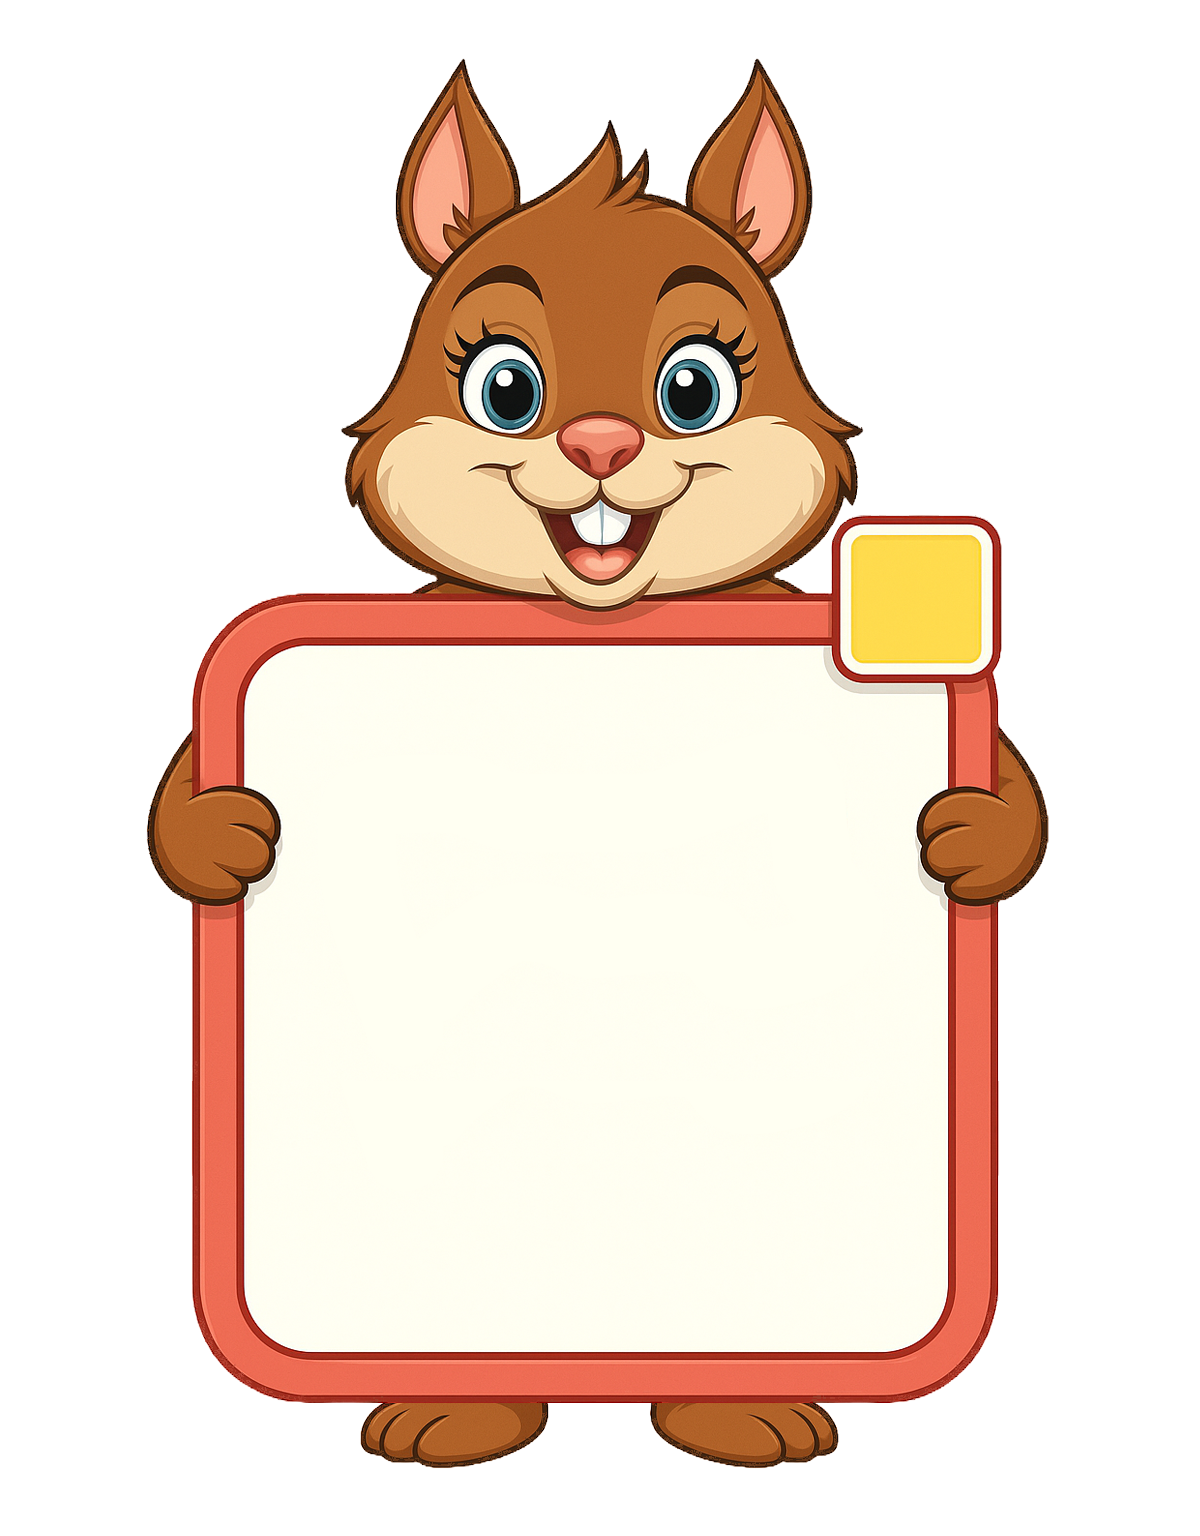
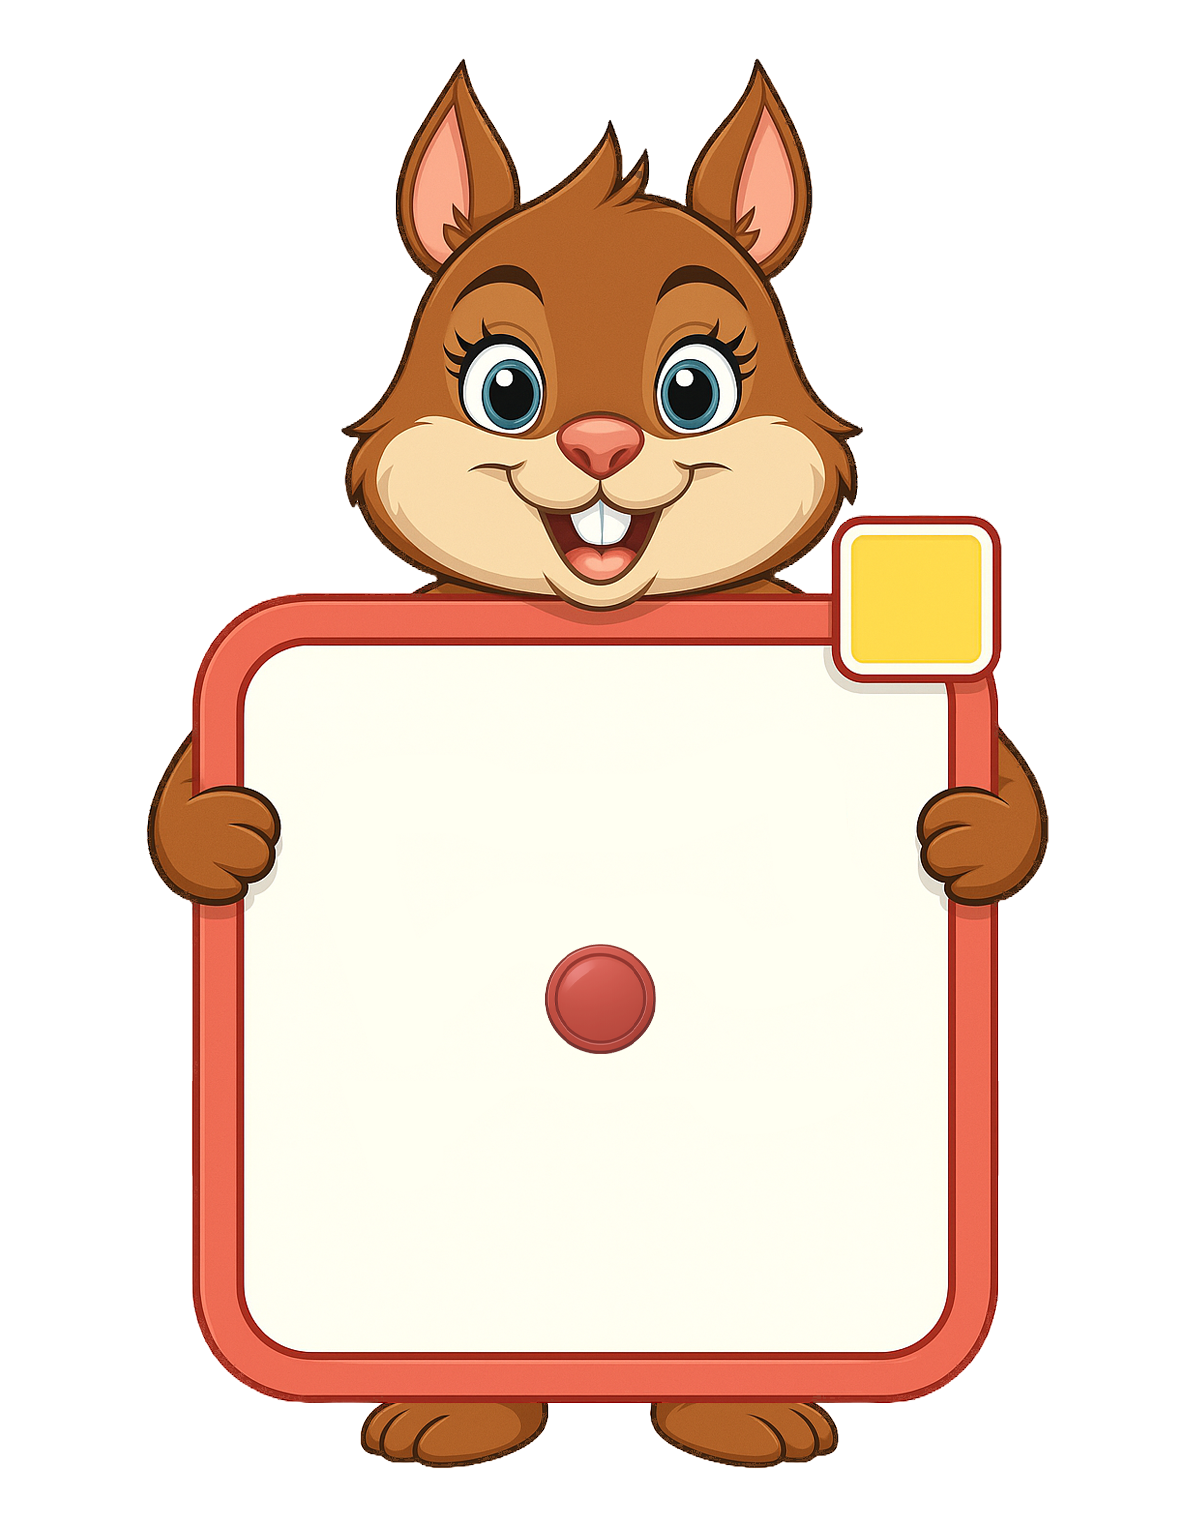
Layer changes from the first (1200, 1536) image to the second:
added layer "Слой 2" above "Слой 1" over (544, 944, 656, 1054)